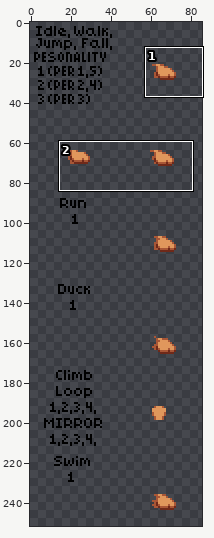
One commit to this sprite sheet: items/armors/avian/avian-commoner/chestf.png. The picture above shows the old version from afar; the outline marks the close-up.
Close-up. Old version:
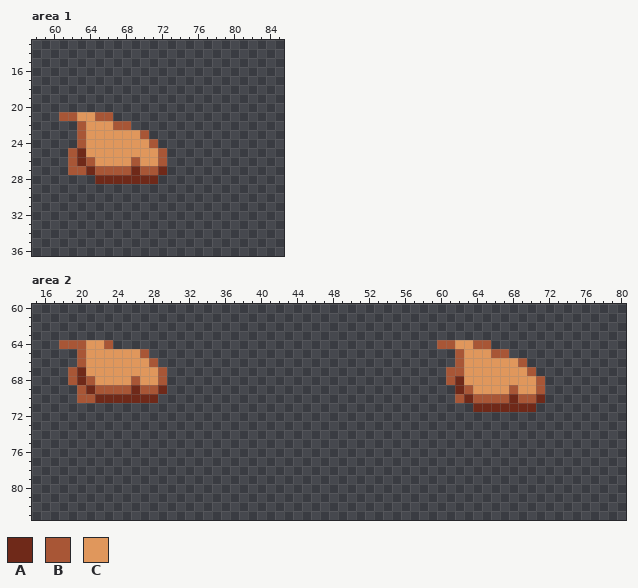
The file is 86x258 pixels. Shown: area 1: x 58..85, y 13..36; area 2: x 15..80, y 60..83. The wide view leaves out empty margins. The commit also changed other parts of the picture, which this record leaves out.
Palette (. is transparent): A #6f2919  B #a85636  C #e0975c
Pixels before, area 1, first column x 61:
21 BBCCBB......
22 ..BCCCBB....
23 ..BCCCCCCB..
24 ..BCCCCCCCB.
25 .BACCCCCCCCB
26 .BABCCCCBCCB
27 .BBABBBBABBA
28 ....AAAAAAA.
Pixels before, area 2, first column x 18:
64 BBBCCB....................................BBCCBB......
65 ..BCCCCCCB..................................BCCCBB....
66 ..BCCCCCCCB.................................BCCCCCCB..
67 .BACCCCCCCCB...............................BBCCCCCCCB.
68 .BABCCCCBCCB...............................BACCCCCCCCB
69 ..BABBBBABBA................................ABCCCCBCCB
70 ..BBAAAAAAA.................................BABBBBABBA
71 ..............................................AAAAAAA.
And afterwards:
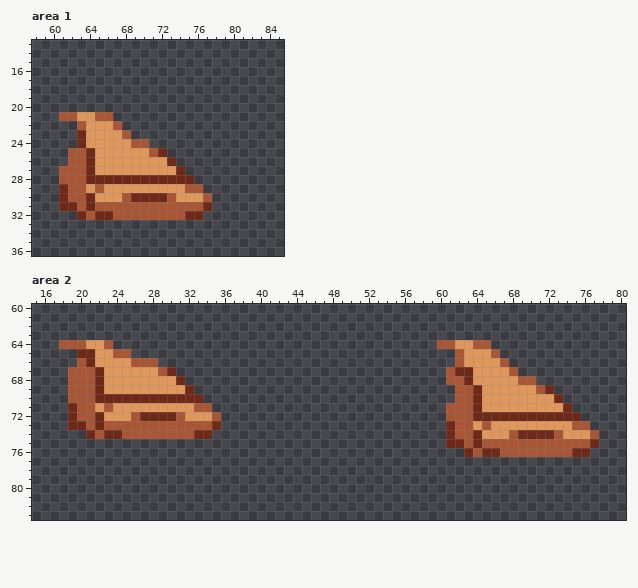
Change:
Area 1:
Colour A is added in row 26 at x 73; in row 27 at x 74; in row 28 at x 64 and 72 to 75; in row 29 at x 61; in row 30 at x 61, 64 and 69 to 72; in row 31 at x 61 to 62, 64 and 77.
Colour A is added in row 32 at x 63, 65 to 66 and 75 to 76.
Colour A replaces colour B in rows 23 to 24 at x 63; in row 25 at x 72; in row 26 at x 64.
Colour A replaces colour C in row 25 at x 64.
Colour B is added in row 27 at x 61; in row 28 at x 61 to 63; in row 29 at x 62 to 63, 65 and 75 to 76; in row 30 at x 62 to 63, 68, 73 and 77; in row 31 at x 63 and 65 to 76; in row 32 at x 64 and 67 to 74.
Colour B replaces colour A in rows 25 to 26 at x 63.
Colour B replaces colour C in row 23 at x 68; in row 24 at x 69 to 70; in row 25 at x 71.
Colour C is added in row 27 at x 73; in row 29 at x 64 and 66 to 74; in row 30 at x 65 to 67 and 74 to 76.
Colour C replaces colour A in row 27 at x 69 and 72.
Colour C replaces colour B in row 26 at x 69 and 72; in row 27 at x 65 to 68 and 70 to 71.
The author cleared colour B in row 22 at x 68; in row 23 at x 70; in row 24 at x 71.
The author cleared colour C in row 23 at x 69.
Area 2:
Colour A is added in row 67 at x 30; in row 68 at x 31; in row 69 at x 32 and 72; in row 70 at x 29 to 33 and 73; in row 71 at x 19 and 74; in row 72 at x 19, 22, 27 to 30 and 64 to 75.
Colour A is added in row 73 at x 19 to 20, 22, 35 and 61; in row 74 at x 21, 23 to 24, 33 to 34, 61, 64 and 69 to 72; in row 75 at x 61 to 62, 64 and 77; in row 76 at x 63, 65 to 66 and 75 to 76.
Colour A replaces colour B in row 65 at x 20; in row 67 at x 62; in row 69 at x 22; in row 70 at x 64.
Colour A replaces colour C in rows 65 to 66 at x 21; in rows 67 to 68 at x 22 and 63; in row 69 at x 64.
Colour B is added in rows 69 to 70 at x 19; in row 71 at x 20 to 21, 23, 33 to 34 and 61 to 63; in row 72 at x 20 to 21, 26, 31, 35 and 61 to 63; in row 73 at x 21, 23 to 34, 62 to 63, 65 and 75 to 76; in row 74 at x 22, 25 to 32, 62 to 63, 68, 73 and 77; in row 75 at x 63 and 65 to 76.
Colour B is added in row 76 at x 64 and 67 to 74.
Colour B replaces colour A in row 67 at x 20; in row 68 at x 20 and 62; in row 69 at x 21 and 62; in row 70 at x 63.
Colour B replaces colour C in row 65 at x 24 to 25; in row 66 at x 26 to 27 and 67; in row 67 at x 21 and 68; in row 68 at x 69 to 70.
Colour C is added in row 68 at x 30; in row 69 at x 30 to 31; in row 70 at x 72; in row 71 at x 22, 24 to 32 and 71 to 73; in row 72 at x 23 to 25 and 32 to 34; in row 73 at x 64 and 66 to 74.
Colour C is added in row 74 at x 65 to 67 and 74 to 76.
Colour C replaces colour A in row 69 at x 26 and 29; in row 70 at x 68 and 71; in row 71 at x 65 to 70.
Colour C replaces colour B in row 68 at x 26 and 29; in row 69 at x 23 to 25, 27 to 28 and 68; in row 70 at x 65 to 67 and 69 to 70.
The author cleared colour B in row 65 at x 27 and 67; in row 66 at x 69; in row 67 at x 70; in row 68 at x 71.
The author cleared colour C in row 65 at x 26; in row 66 at x 68; in row 67 at x 69.
Boxes around the changes in both close-ups, in picture pixels (x1, y1, x2, y2):
changed: (59, 121, 212, 220)
changed: (68, 349, 221, 439)
changed: (446, 349, 599, 457)
